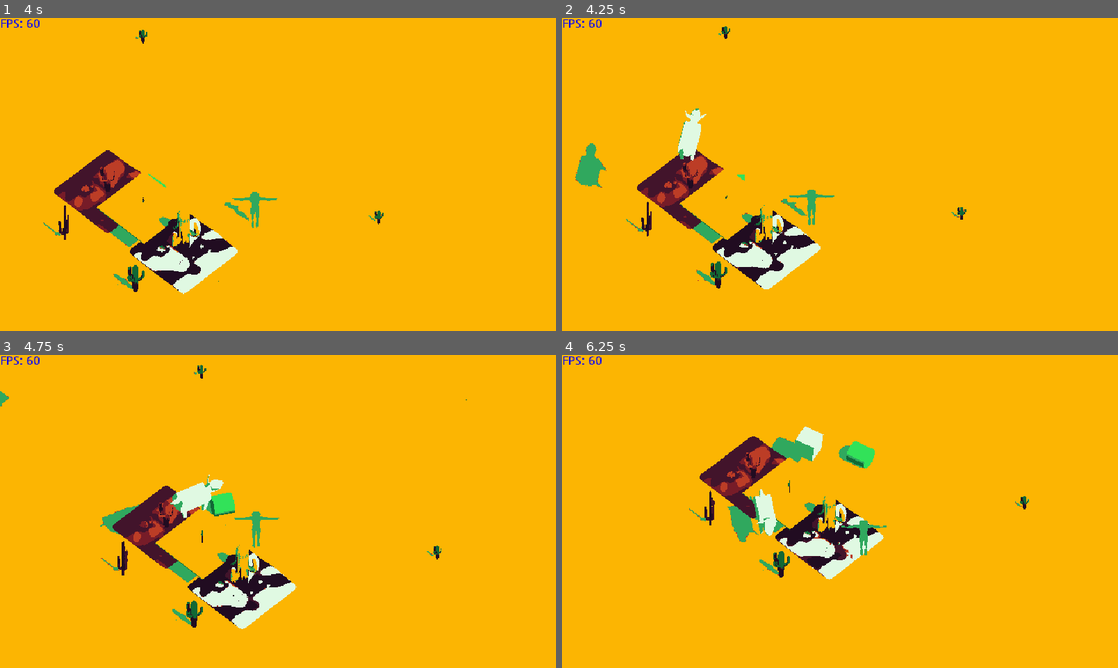
Above: before the commit, frames 1-4 (two rows, left to right).
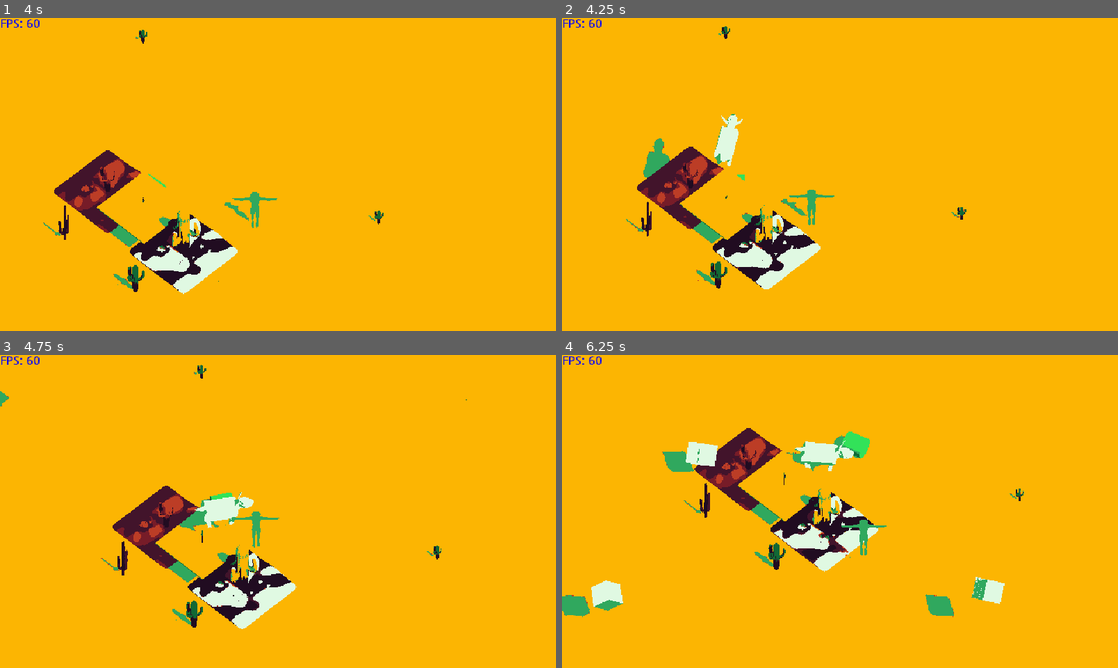
Above: after the commit, the same moments.

Repository: Wharfiggle/GRAZER
Game: Godot game, scene res://Level.tscn
Same seed, same stepped clock (60 frames per second), same inputs: the game is played once before the commit and once after it.
Inputs:
- Up to frame 1 (4 s): hold Right (ui_right) 0.53-1.28 s; hold O (cowParty) 0.53-1.28 s; tap Space (jump) at 0.77, 1.52, 3.02, 3.77 s; hold Down (ui_down) 1.28-2.03 s; tap O (cowParty) at 1.35, 2.85 s; hold Right (ui_right) 2.03-2.78 s; hold O (cowParty) 2.03-2.78 s; hold Up (ui_up) 2.78-3.53 s; hold Left (ui_left) from 3.53 s (still down); hold O (cowParty) from 3.53 s (still down)
- Up to frame 2 (4.25 s): keep holding Left (ui_left); keep holding O (cowParty); tap 1 (debug1) at 4.15 s
- Up to frame 3 (4.75 s): keep holding Left (ui_left); release O (cowParty) at 4.28 s; tap O (cowParty) at 4.35 s; tap Space (jump) at 4.52 s
- Up to frame 4 (6.25 s): release Left (ui_left) at 5.03 s; hold Down (ui_down) 5.03-5.78 s; hold O (cowParty) 5.03-5.78 s; hold Right (ui_right) from 5.78 s (still down); tap O (cowParty) at 5.85 s; tap Space (jump) at 6.02 s

Frame 1 is identical in both runs. In frame 2, 1.7% of the frame differs, in the area x 2-33%, y 28-55%; in frame 3, 1.6%; in frame 4, 8.3%, in the area x 0-84%, y 22-84%.

Commit message:
Relocated cow spawn

Diff:
--- a/Grazer/Assets/Cow.tscn
+++ b/Grazer/Assets/Cow.tscn
@@ -6,7 +6,6 @@
 [sub_resource type="CylinderShape" id=17]
 
 [node name="Cow" type="KinematicBody"]
-transform = Transform( 1, 0, 0, 0, 1, 0, 0, 0, 1, 0, 15, 5 )
 script = ExtResource( 1 )
 
 [node name="CollisionShape" type="CollisionShape" parent="."]
--- a/Grazer/Scripts/Ball.gd
+++ b/Grazer/Scripts/Ball.gd
@@ -51,6 +51,7 @@
 
 	if(Input.is_action_just_pressed("debug1")):
 		var instance = cow.instance()
+		instance.transform.origin = Vector3(0,10,0)
 		get_parent().add_child(instance)
 
 func _physics_process(delta):
